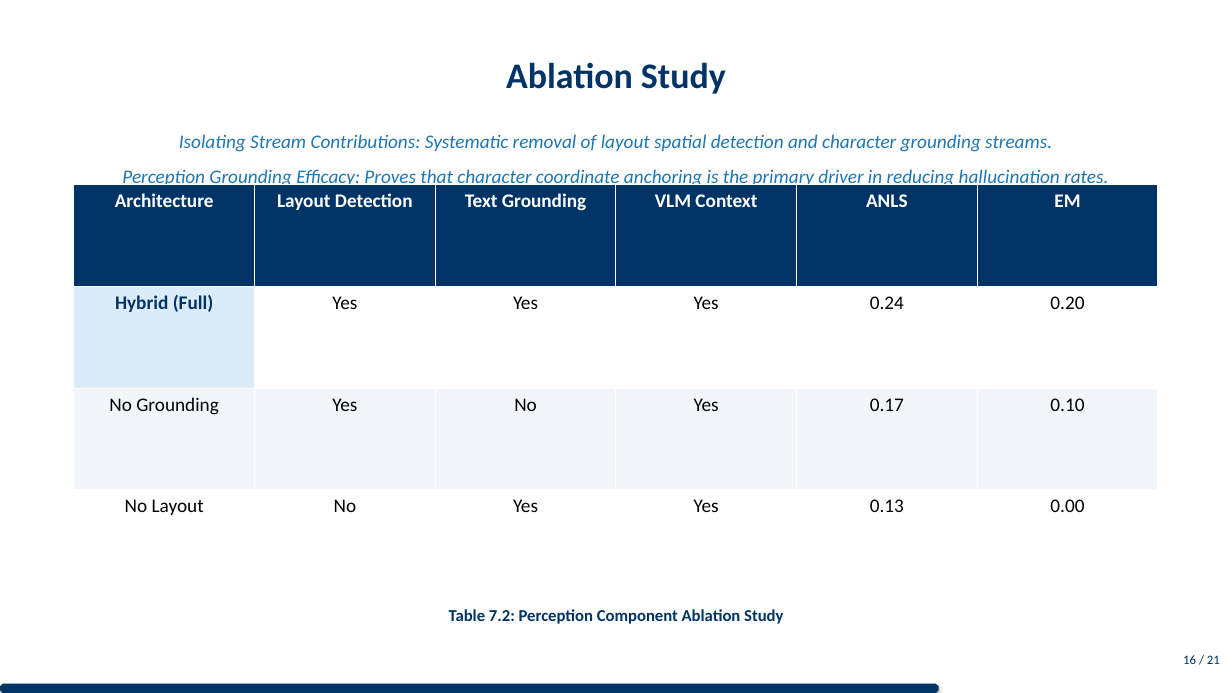
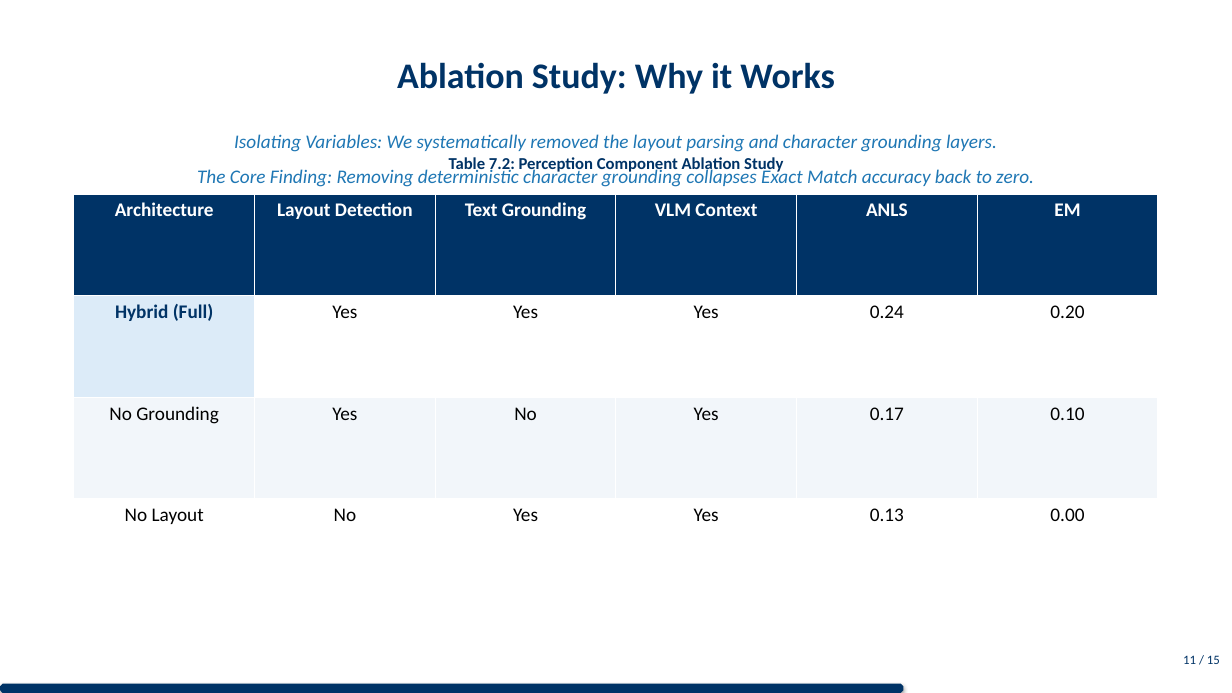
Before and after one commit to DESMOND135/DOCVQA-RAG-PERCEPTION-BENCHMARK, a slide deck: slide 12 of MAIN/presentation/presentation.pptx (slide 17 before the commit). Drawn at 1232x693 pixels with LibreOffice and Linux fonts; fonts in the diff are those of the drawing. Boxes give left, top, right and bottom in pixels: in the first picture for what was removed or moved away, otherwise in the second. Text is boxed around its words. In the diff, an @@ line names an element or a change of style, - is before the commit and + after.

```diff
--- a/MAIN/presentation/presentation.pptx
+++ b/MAIN/presentation/presentation.pptx
@@ title at (397, 62, 834, 94): text changed @@
-Ablation Study
+Ablation Study: Why it Works
@@ text "Table 7.2: Perception Component Ablation ...": place and size @@
-text "Table 7.2: Perception Component Ablation ..." at (449, 609, 783, 624)
+text "Table 7.2: Perception Component Ablation ..." at (449, 157, 783, 173)
@@ text at (197, 134, 1034, 187): text changed @@
-Isolating Stream Contributions: Systematic removal of layout spatial detection and character grounding streams.
-Perception Grounding Efficacy: Proves that character coordinate anchoring is the primary driver in reducing hallucination rates.
+Isolating Variables: We systematically removed the layout parsing and character grounding layers.
+The Core Finding: Removing deterministic character grounding collapses Exact Match accuracy back to zero.
@@ table: place and size @@
-table at (74, 185, 1161, 592)
+table at (74, 194, 1161, 601)
@@ text at (1183, 655, 1220, 664): text changed @@
-16 / 21
+11 / 15
@@ octagon: place and size @@
-octagon at (0, 684, 939, 693)
+octagon at (0, 684, 904, 693)
```
Also in this commit, not shown: 12 other slides changed, 1 slide added, 7 slides removed, 23 other files.
